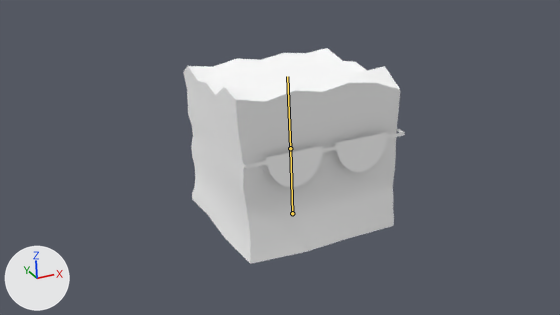
What one commit did to the Blender file gooey/gooey.blend.
Rendered twice from the file's camera 'Camera'. Every picture has the same lights, and +X, +Y and +Z are marked at lower left. The bones that bend it are drawn over the model as lines.
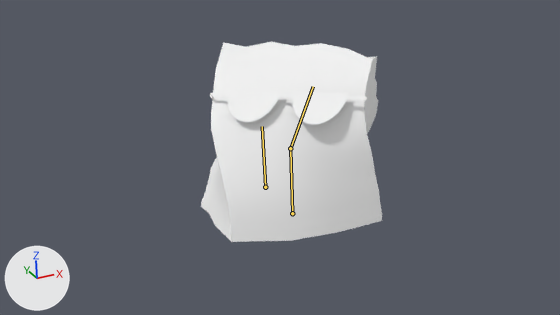
The newer file adds an action. The first version stands in its rest pose; the second is drawn at frame 614 of the action 'ArmatureAction'.

Location of each change, [x1, y1, x2, y2] in pixels of the pictures (560 x 315 px):
'Cube', posed (18% narrower, 7% shorter)
    before: [183, 48, 405, 264]
    after: [201, 42, 382, 242]
bone 'Top', root to tip
    before: (290, 148) to (287, 76)
    after: (290, 148) to (313, 86)

The change in detail:
Bone 'Top' (bone_top) turns from (0, 0, 0) to (-49, -52, 0) degrees about its own x, y and z.
Bone 'Top' (bone_top) is rescaled from (1.0, 1.0, 1.0) to (1.01, 1.01, 1.01).
